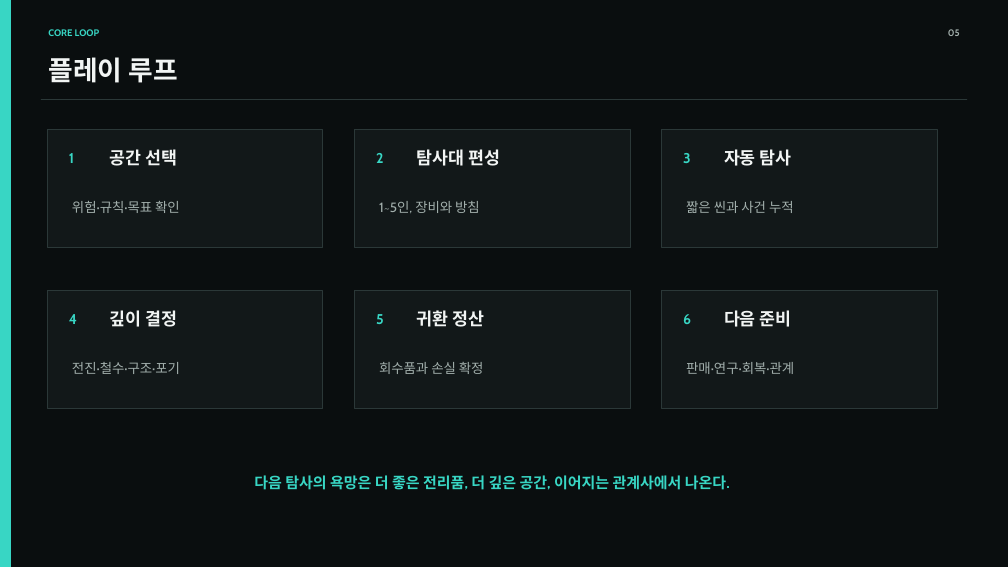
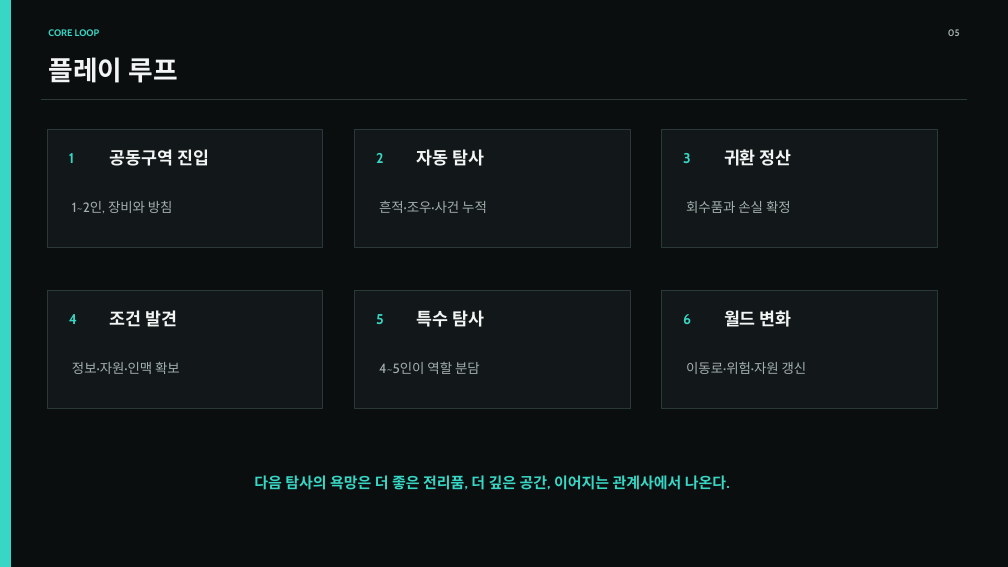
Before and after one commit to dt7070573/PROJECTLIMEN, a slide deck: slide 5 of PROJECT_LIMEN_GAME_DESIGN.pptx. Drawn at 1008x567 pixels with LibreOffice and Linux fonts; fonts in the diff are those of the drawing. Boxes give left, top, right and bottom in pixels: in the first picture for what was removed or moved away, otherwise in the second. Text is boxed around its words. In the diff, an @@ line names an element or a change of style, - is before the commit and + after.

```diff
--- a/PROJECT_LIMEN_GAME_DESIGN.pptx
+++ b/PROJECT_LIMEN_GAME_DESIGN.pptx
@@ text at (110, 149, 209, 166): text changed @@
-공간 선택
+공동구역 진입
@@ text at (417, 149, 485, 166): text changed @@
-탐사대 편성
+자동 탐사
@@ text at (724, 149, 792, 166): text changed @@
-자동 탐사
+귀환 정산
@@ text at (72, 201, 173, 213): text changed @@
-위험·규칙·목표 확인
+1~2인, 장비와 방침
@@ text at (379, 201, 487, 213): text changed @@
-1~5인, 장비와 방침
+흔적·조우·사건 누적
@@ text at (686, 201, 791, 213): text changed @@
-짧은 씬과 사건 누적
+회수품과 손실 확정
@@ text at (110, 310, 177, 327): text changed @@
-깊이 결정
+조건 발견
@@ text at (417, 310, 485, 327): text changed @@
-귀환 정산
+특수 탐사
@@ text at (724, 310, 792, 327): text changed @@
-다음 준비
+월드 변화
@@ text at (72, 362, 180, 374): text changed @@
-전진·철수·구조·포기
+정보·자원·인맥 확보
@@ text at (379, 362, 480, 374): text changed @@
-회수품과 손실 확정
+4~5인이 역할 분담
@@ text at (686, 362, 807, 374): text changed @@
-판매·연구·회복·관계
+이동로·위험·자원 갱신
```
Also in this commit, not shown: 13 other slides changed, 2 slides added, 1 slide removed, 1 other file.
